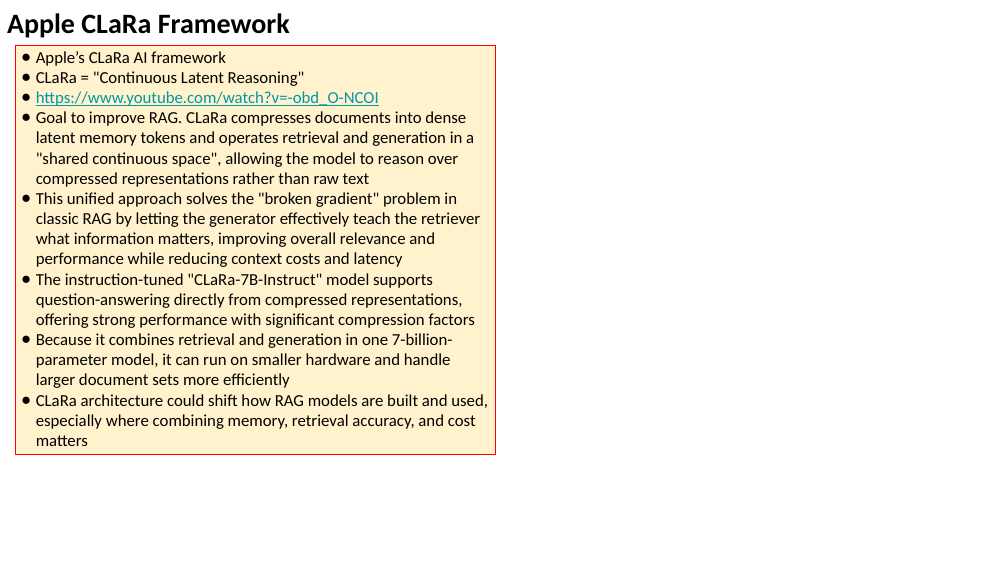
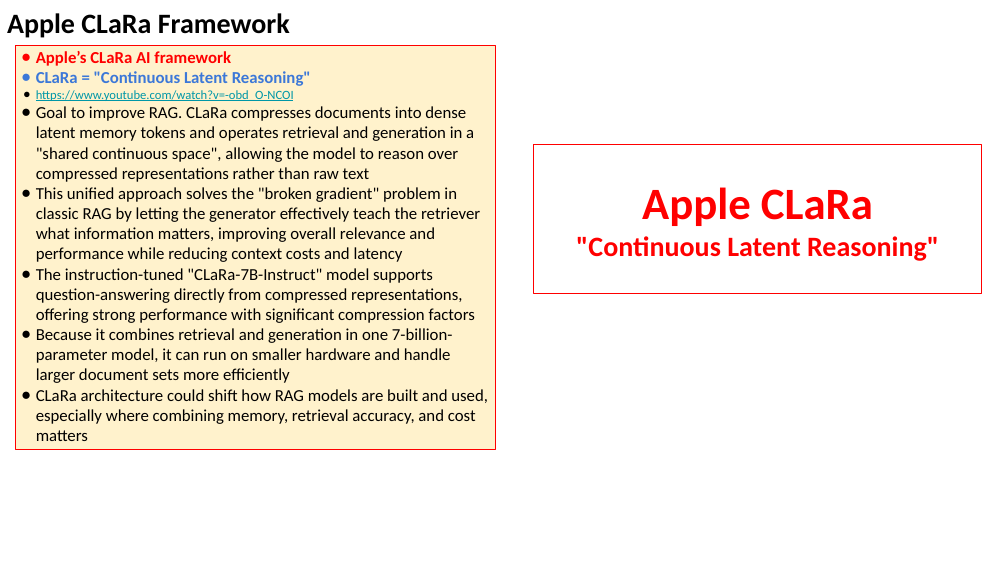
Before and after one commit to lselector/seminar, a slide deck: slide 20 of 2025/2025-12-19-AI-Updates.pptx. Drawn at 1008x567 pixels with LibreOffice and Linux fonts; fonts in the diff are those of the drawing. Boxes give left, top, right and bottom in pixels: in the first picture for what was removed or moved away, otherwise in the second. Text is boxed around its words. In the diff, an @@ line names an element or a change of style, - is before the commit and + after.

```diff
--- a/2025/2025-12-19-AI-Updates.pptx
+++ b/2025/2025-12-19-AI-Updates.pptx
@@ rectangle "Apple’s CLaRa AI framework": place and size @@
-rectangle "Apple’s CLaRa AI framework" at bbox=[16, 45, 495, 455]
+rectangle "Apple’s CLaRa AI framework" at bbox=[16, 45, 495, 450]
@@ text in rectangle at bbox=[36, 51, 311, 101]: text colour #000000 to #FF0000 in "Apple’s CLaRa AI framework"; bold on in "Apple’s CLaRa AI framework", "CLaRa = "Continuous Latent Reasoning""; text colour #000000 to #3C78D8 in "CLaRa = "Continuous Latent Reasoning""; size 12 to 9 pt in "https://www.youtube.com/watch?v=-obd_O-NCOI"; bullet colour #000000 to #FF0000; bullet colour #000000 to #3C78D8; indent changed @@
@@ rectangle added at bbox=[533, 144, 982, 293], fill #FFFFFF, outline #FF0000 0.75 pt, 20 pt, text #FF0000, bold @@
+Apple CLaRa
+"Continuous Latent Reasoning"
```
Also in this commit, not shown: 13 other slides changed, 1 slide added.
